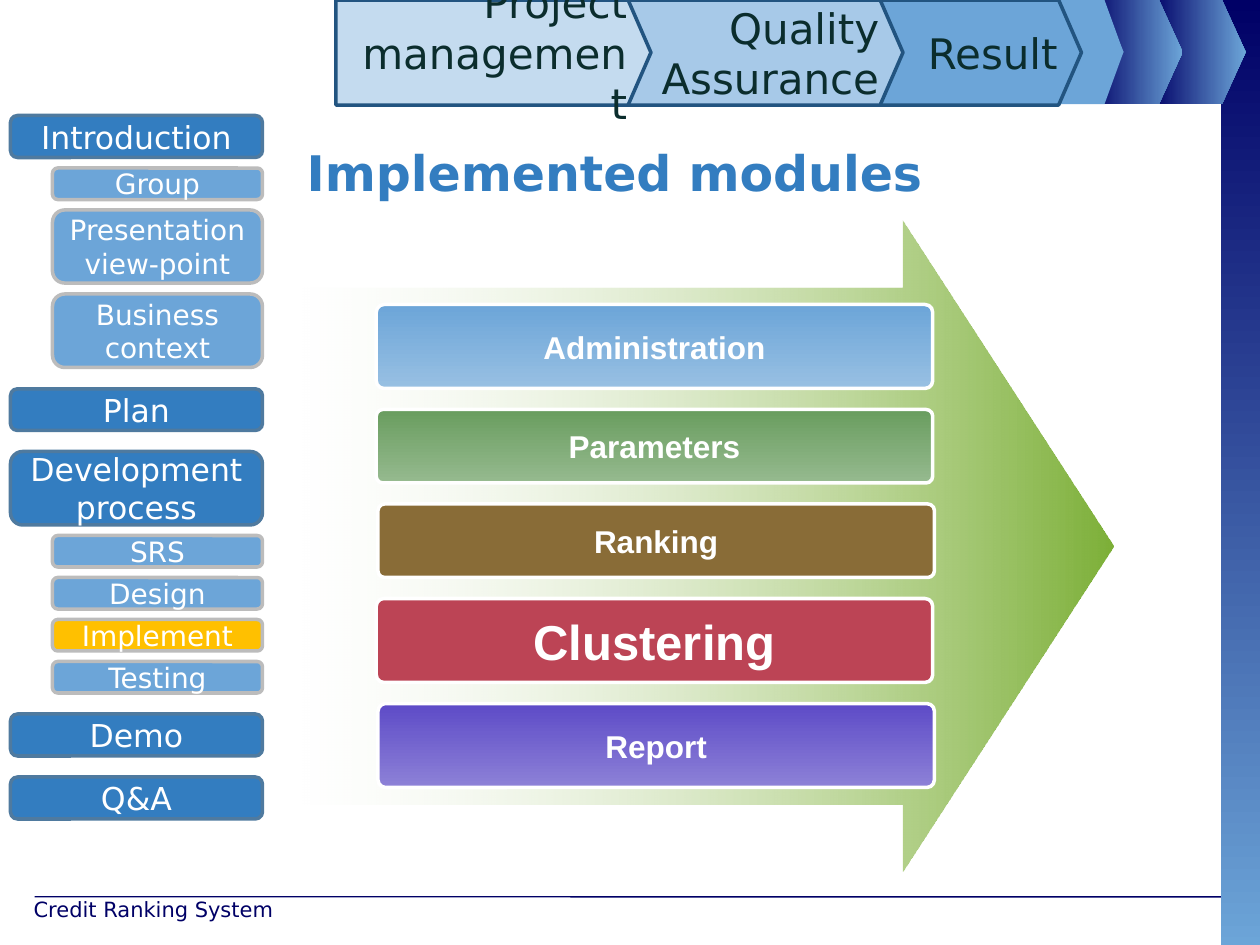
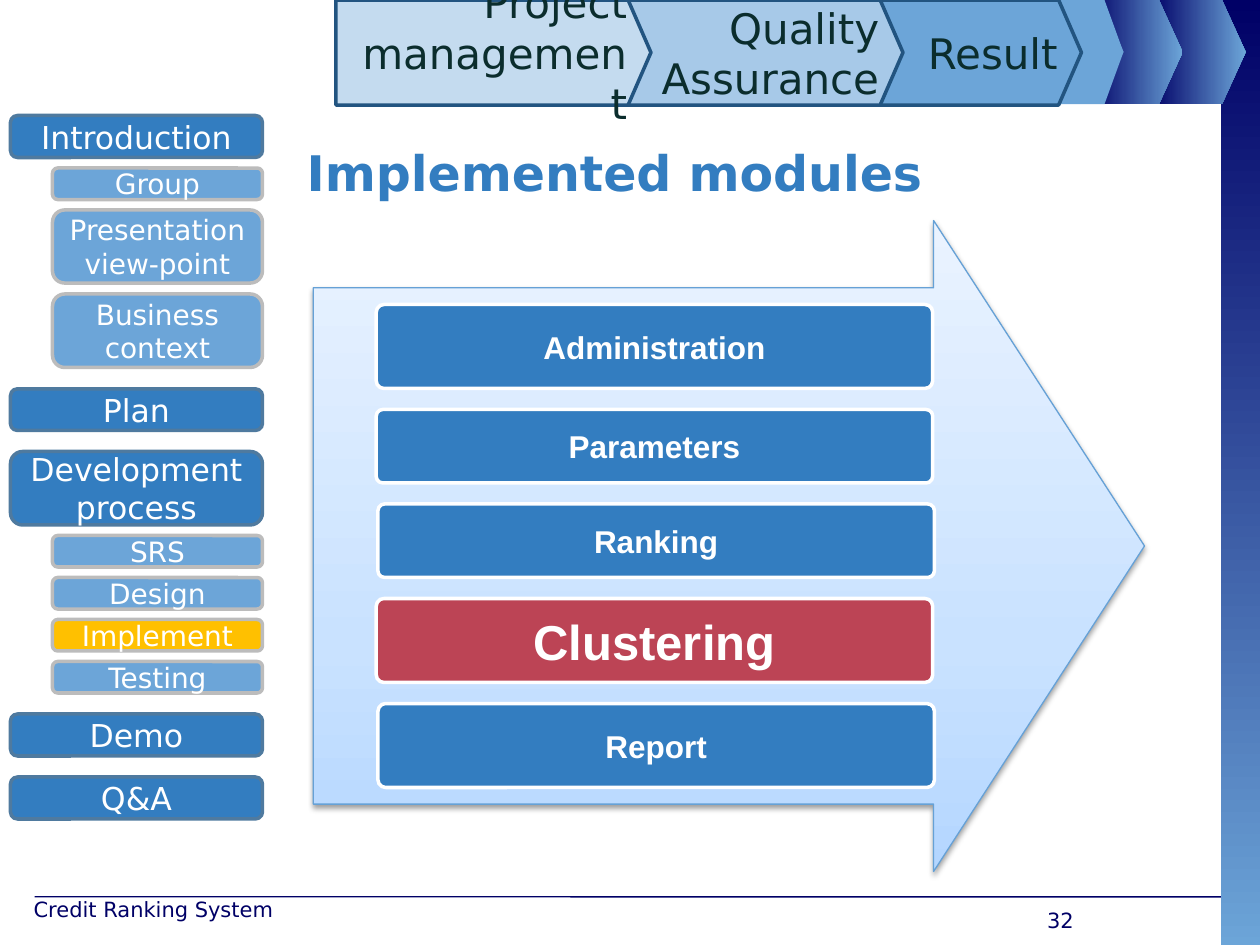
Before and after one commit to maily89/fbdm, a slide deck: slide 32 of Deliverables/FBD - slide.pptx (slide 35 before the commit). Drawn at 1260x945 pixels with LibreOffice and Linux fonts; fonts in the diff are those of the drawing; background and template pictures are left out. Boxes give left, top, right and bottom in pixels: in the first picture for what was removed or moved away, otherwise in the second. Text is boxed around its words. In the diff, an @@ line names an element or a change of style, - is before the commit and + after.

```diff
--- a/Deliverables/FBD - slide.pptx
+++ b/Deliverables/FBD - slide.pptx
@@ right arrow resized from (x1=302, y1=220, x2=1113, y2=872) to (x1=314, y1=220, x2=1145, y2=872) @@
@@ right arrow at (x1=314, y1=220, x2=1145, y2=872): fill gradient #FFFFFF to #7DB038 to gradient #B5D6FF to #CAE1FF to #EBF3FF; outline none to #67A2D6 0.75 pt; shadow on @@
@@ rounded rectangle "Administration" at (x1=377, y1=305, x2=934, y2=389): fill gradient #6CA5D8 to #ABC6E5 to #337DC0 @@
@@ rounded rectangle "Parameters" at (x1=377, y1=410, x2=934, y2=483): fill gradient #699D5F to #AAC2A6 to #337DC0 @@
@@ rounded rectangle "Ranking" at (x1=378, y1=504, x2=935, y2=577): fill #896C37 to #337DC0 @@
@@ rounded rectangle "Report" at (x1=378, y1=703, x2=935, y2=788): fill gradient #5D4BC7 to #A6A0DA to #337DC0 @@
@@ page number added at (x1=1047, y1=912, x2=1074, y2=929), 12 pt, text #000066 @@
+32
```
Also in this commit, not shown: 39 other slides changed, 4 slides removed, 20 other files.
